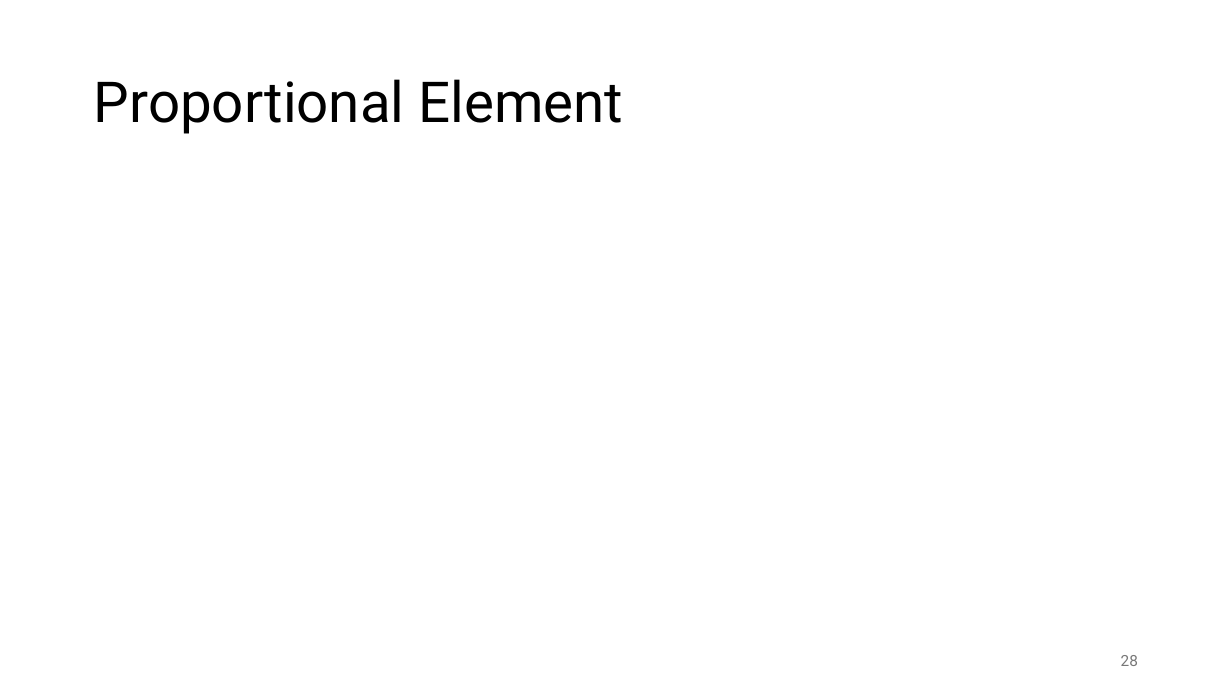
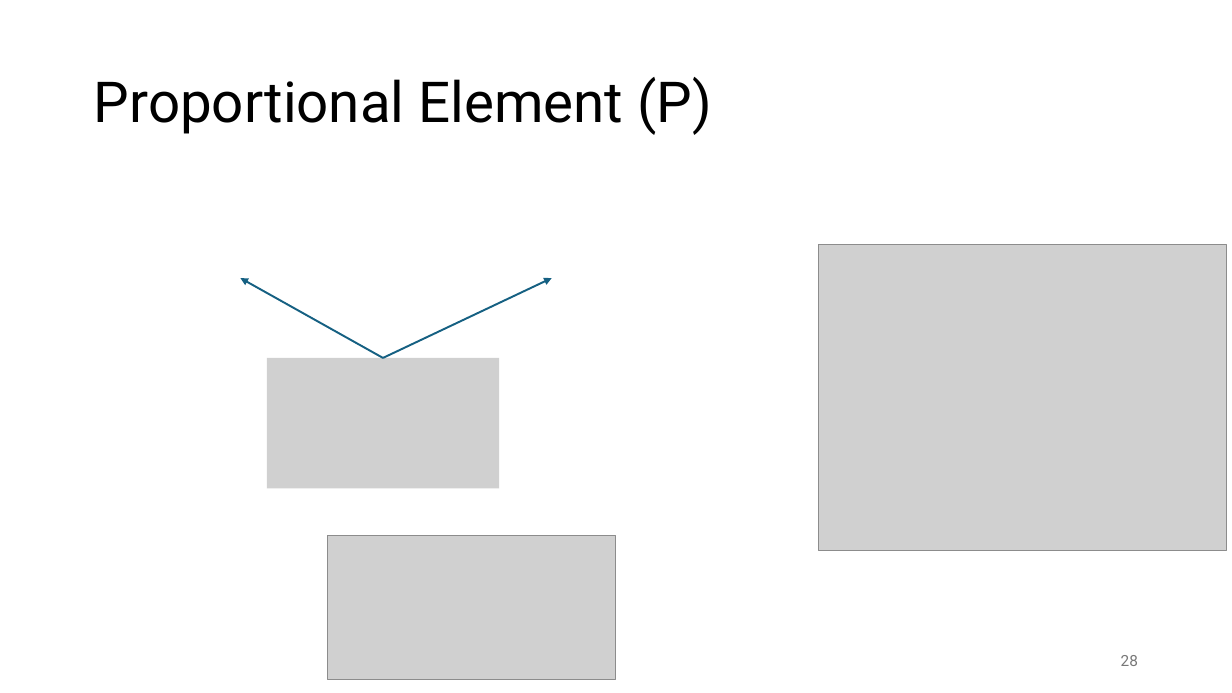
Before and after one commit to FelixWick/control_engineering, a slide deck: slide 28 of slides/3_Laplace.pptx. Drawn at 1232x693 pixels with LibreOffice and Linux fonts; fonts in the diff are those of the drawing; grey boxes stand for pictures. Boxes give left, top, right and bottom in pixels: in the first picture for what was removed or moved away, otherwise in the second. Text is boxed around its words. In the diff, an @@ line names an element or a change of style, - is before the commit and + after.

Commit message:
individual elements

```diff
--- a/slides/3_Laplace.pptx
+++ b/slides/3_Laplace.pptx
@@ title at <box>94,77,712,135</box>: text changed @@
-Proportional Element
+Proportional Element (P)
@@ picture added at <box>818,244,1226,550</box> @@
@@ arrow added from (384, 358) to (240, 278), #156082 1.5 pt @@
@@ arrow added from (384, 358) to (552, 278), #156082 1.5 pt @@
@@ picture added at <box>267,358,499,488</box> @@
@@ picture added at <box>327,536,616,680</box> @@
```
Also in this commit, not shown: 4 other slides changed, 2 slides added, 1 slide removed.
